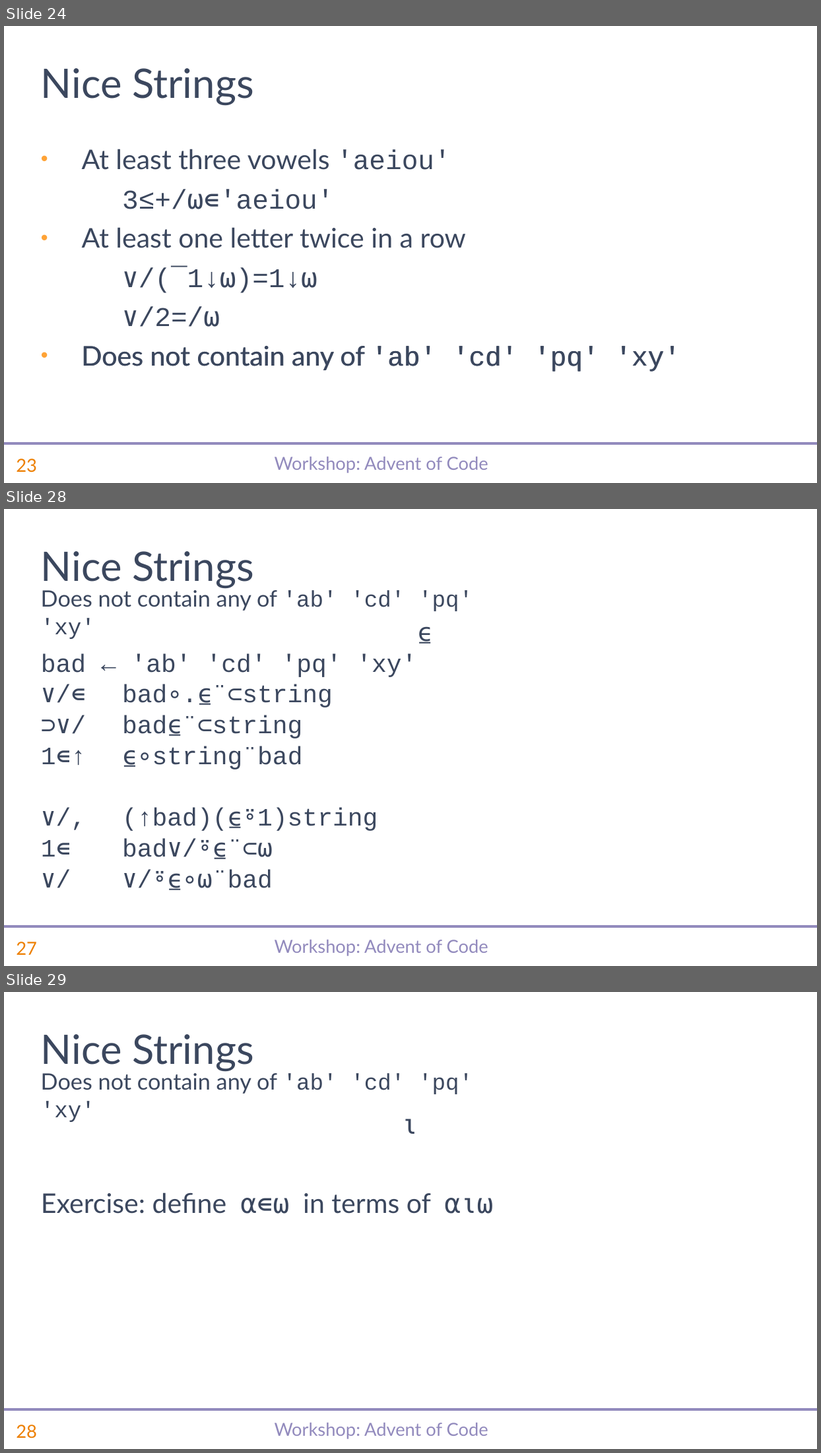
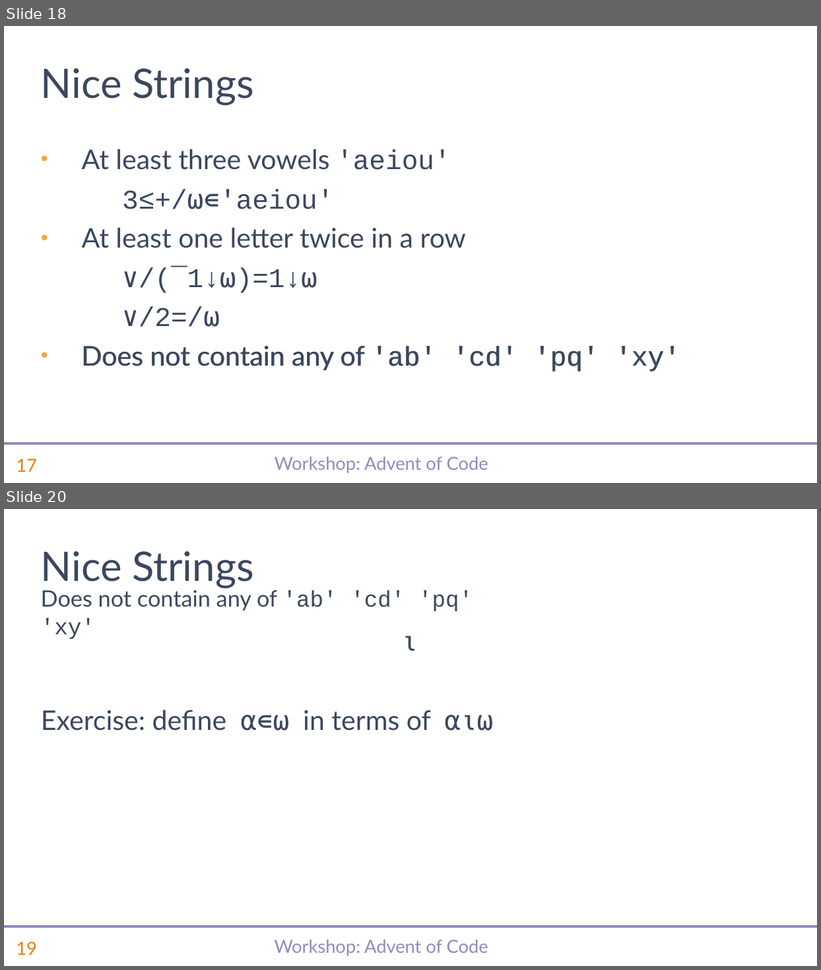
Before and after one commit to abrudz/SimCorp, a slide deck: aoc/slides.pptx. Shown one above the other, each under a label of ours: slides 24, 28 and 29 before the commit, slides 18 and 20 after it; the slides between them are not shown. The pictures are 821x1453 and 821x970 pixels, drawn with LibreOffice and Linux fonts; fonts in the diff are those of the drawing; background and template pictures are left out. Boxes give left, top, right and bottom in pixels: in the first picture for what was removed or moved away, otherwise in the second. Text is boxed around its words. In the diff, an @@ line names an element or a change of style, - is before the commit and + after.

```diff
--- a/aoc/slides.pptx
+++ b/aoc/slides.pptx
@@ slide 28 removed at <box>4,509,817,966</box>, background #FFFFFF; not listed: 3 template elements that a slide beside it also shows @@
@@ title removed at <box>41,551,253,589</box> @@
-Nice Strings
@@ text removed at <box>41,588,473,639</box> @@
-Does not contain any of 'ab' 'cd' 'pq' 'xy'
@@ text removed at <box>41,654,416,889</box> @@
-⍷
-bad ← 'ab' 'cd' 'pq' 'xy'
-∨/∊ bad∘.⍷¨⊂string
-⊃∨/ bad⍷¨⊂string
-1∊↑ ⍷∘string¨bad
-∨/, (↑bad)(⍷⍤1)string
-1∊ bad∨/⍤⍷¨⊂⍵
-∨/ ∨/⍤⍷∘⍵¨bad
@@ what was slide 24 is now slide 18 @@
@@ page number at <box>16,459,37,472</box>: text changed @@
-23
+17
@@ what was slide 29 is now slide 20 @@
@@ page number at <box>16,942,37,955</box>: text changed @@
-28
+19
```
Also in this commit, not shown: 15 slides changed, 19 other slides removed, 1 other file.
